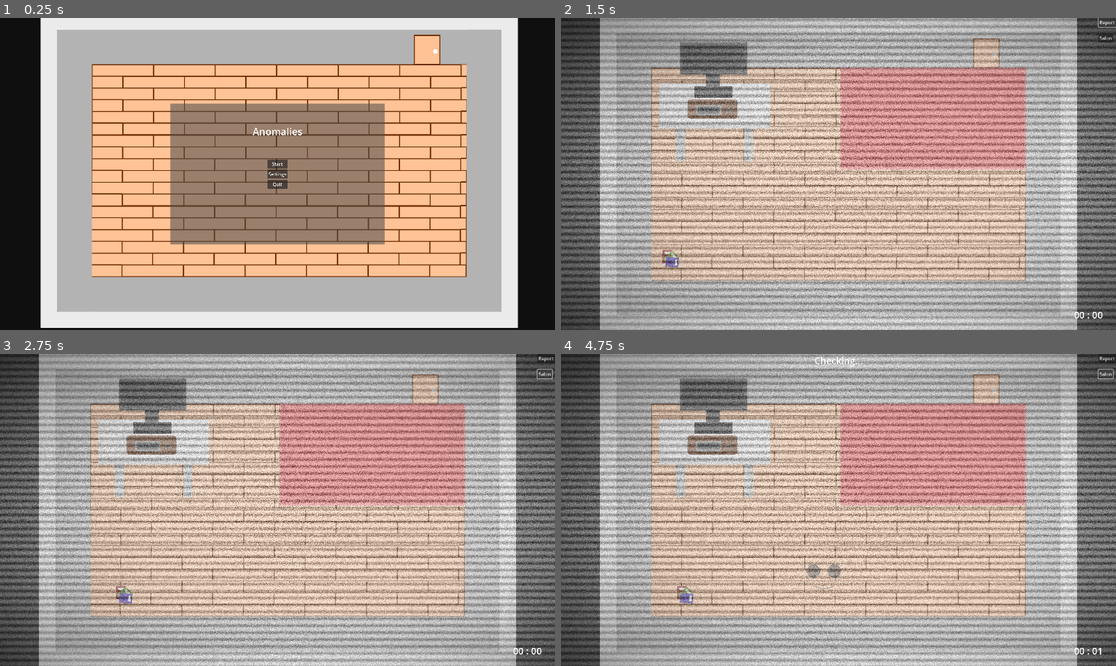
Above: before the commit, frames 1-4 (two rows, left to right).
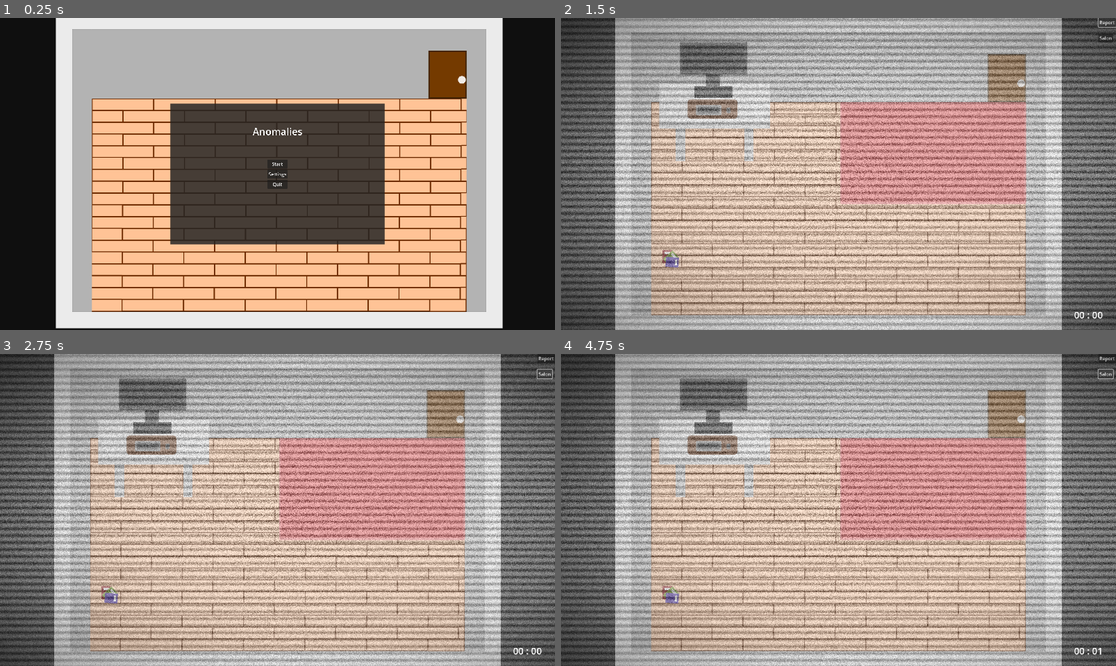
Above: after the commit, the same moments.

Repository: LeoGoder/IsAnythingWrong
Game: Godot game, scene res://scene/main_menu.tscn
Two runs of this game, one before a commit and one after it. Both use one fixed random seed, a clock stepped at 60 frames per second and the inputs below.
Inputs:
- Up to frame 1 (0.25 s): no input
- Up to frame 2 (1.5 s): click "Start" at 0.5 s; click "Report" at 1.25 s
- Up to frame 3 (2.75 s): click "Salon" at 2 s
- Up to frame 4 (4.75 s): click "Report" at 2.75 s; click "Report" at 3.5 s; click "Salon" at 4.25 s

The runs differ from the first frame. In frame 1, 48% of the frame differs, in the area x 7-94%, y 0-100%; in frame 2, 29%; in frame 3, 29%; in frame 4, 29%.

Commit message:
[FEAT] added confirmation menu for quit the game [FIX] better perspective in the salon assets

Diff:
--- a/assets/maps/salon.svg
+++ b/assets/maps/salon.svg
@@ -2,62 +2,24 @@
 <!-- Created with Inkscape (http://www.inkscape.org/) -->
 
 <svg
-   width="436.45816mm"
-   height="288.51147mm"
-   viewBox="0 0 436.45816 288.51148"
+   width="409.05585mm"
+   height="289.14142mm"
+   viewBox="0 0 409.05585 289.14142"
    version="1.1"
    id="svg1"
-   sodipodi:docname="assets.svg"
-   inkscape:version="1.4.2 (ebf0e94, 2025-05-08)"
-   xmlns:inkscape="http://www.inkscape.org/namespaces/inkscape"
-   xmlns:sodipodi="http://sodipodi.sourceforge.net/DTD/sodipodi-0.dtd"
    xmlns="http://www.w3.org/2000/svg"
    xmlns:svg="http://www.w3.org/2000/svg">
-  <sodipodi:namedview
-     id="namedview1"
-     pagecolor="#ffffff"
-     bordercolor="#000000"
-     borderopacity="0.25"
-     inkscape:showpageshadow="2"
-     inkscape:pageopacity="0.0"
-     inkscape:pagecheckerboard="0"
-     inkscape:deskcolor="#d1d1d1"
-     inkscape:document-units="mm"
-     inkscape:zoom="0.73071672"
-     inkscape:cx="1153.6618"
-     inkscape:cy="708.89304"
-     inkscape:window-width="3440"
-     inkscape:window-height="1371"
-     inkscape:window-x="0"
-     inkscape:window-y="0"
-     inkscape:window-maximized="1"
-     inkscape:current-layer="layer1">
-    <inkscape:page
-       x="-2.4180926e-13"
-       y="2.157478e-14"
-       width="436.45813"
-       height="288.51151"
-       id="page2"
-       margin="0"
-       bleed="0" />
-  </sodipodi:namedview>
   <defs
      id="defs1" />
   <g
-     inkscape:label="salon"
-     inkscape:groupmode="layer"
      id="layer1"
-     transform="translate(-83.230472,-76.630343)">
+     transform="translate(-96.873489,-44.909913)">
     <text
        xml:space="preserve"
        style="font-size:3.175px;text-align:start;writing-mode:lr-tb;direction:ltr;text-anchor:start;fill:#000000;fill-opacity:1;stroke-width:0.264583"
        x="424.97568"
        y="129.1022"
-       id="text7"
-       inkscape:export-filename="/home/azazel/godot_proj/anomalies/assets/maps/salon.svg"
-       inkscape:export-xdpi="96"
-       inkscape:export-ydpi="96"><tspan
-         sodipodi:role="line"
+       id="text7"><tspan
          id="tspan7"
          style="stroke-width:0.264583"
          x="424.97568"
@@ -1071,83 +1033,73 @@
        y="307.4545"
        ry="0.52272767" />
     <rect
-       style="fill:#b3b3b3;fill-opacity:1;stroke:none;stroke-width:0.860929;stroke-dasharray:none;stroke-opacity:1"
+       style="fill:#b3b3b3;fill-opacity:1;stroke:none;stroke-width:1.16804;stroke-dasharray:none;stroke-opacity:1"
        id="rect4"
-       width="375.34766"
-       height="31.675505"
-       x="98.362679"
-       y="91.882065"
-       ry="0.34727293" />
-    <rect
-       style="fill:#ebebeb;fill-opacity:1;stroke:none;stroke-width:1.08728;stroke-dasharray:none;stroke-opacity:1"
+       width="344.48889"
+       height="63.528118"
+       x="129.22144"
+       y="60.029449"
+       ry="0.69648761" />
+    <rect
+       style="fill:#ebebeb;fill-opacity:1;stroke:none;stroke-width:1.07074;stroke-dasharray:none;stroke-opacity:1"
        id="rect5"
-       width="406.20642"
+       width="393.93628"
        height="15.119537"
-       x="98.362679"
-       y="76.762527" />
-    <rect
-       style="fill:#b3b3b3;fill-opacity:1;stroke:none;stroke-width:0.669593;stroke-dasharray:none;stroke-opacity:1"
+       x="111.99303"
+       y="44.909912" />
+    <rect
+       style="fill:#ebebeb;fill-opacity:1;stroke:none;stroke-width:1.07074;stroke-dasharray:none;stroke-opacity:1"
+       id="rect5-1"
+       width="393.93628"
+       height="15.119537"
+       x="111.99303"
+       y="318.93176" />
+    <rect
+       style="fill:#b3b3b3;fill-opacity:1;stroke:none;stroke-width:0.53776;stroke-dasharray:none;stroke-opacity:1"
        id="rect4-2"
-       width="227.04971"
-       height="31.675505"
-       x="91.882065"
-       y="-504.56909"
-       ry="0.34727293"
+       width="258.91339"
+       height="17.916183"
+       x="60.018372"
+       y="-490.80978"
+       ry="0.19642325"
        transform="rotate(90)" />
     <rect
-       style="fill:#ebebeb;fill-opacity:1;stroke:none;stroke-width:0.891775;stroke-dasharray:none;stroke-opacity:1"
+       style="fill:#b3b3b3;fill-opacity:1;stroke:none;stroke-width:0.537749;stroke-dasharray:none;stroke-opacity:1"
+       id="rect4-2-3"
+       width="258.90231"
+       height="17.916183"
+       x="60.029449"
+       y="-129.90921"
+       ry="0.19642325"
+       transform="rotate(90)" />
+    <rect
+       style="fill:#ebebeb;fill-opacity:1;stroke:none;stroke-width:0.86805;stroke-dasharray:none;stroke-opacity:1"
        id="rect5-5"
-       width="273.25977"
+       width="258.91339"
        height="15.119537"
-       x="76.762527"
-       y="-519.6886"
+       x="60.018372"
+       y="-505.92932"
        transform="rotate(90)" />
     <rect
-       style="fill:#b3b3b3;fill-opacity:1;stroke:none;stroke-width:0.860943;stroke-dasharray:none;stroke-opacity:1"
-       id="rect4-4"
-       width="375.36032"
-       height="31.675505"
-       x="-504.56906"
-       y="-350.02228"
-       ry="0.34727293"
-       transform="scale(-1)" />
-    <rect
-       style="fill:#ebebeb;fill-opacity:1;stroke:none;stroke-width:1.10735;stroke-dasharray:none;stroke-opacity:1"
-       id="rect5-7"
-       width="421.33862"
+       style="fill:#ebebeb;fill-opacity:1;stroke:none;stroke-width:0.917324;stroke-dasharray:none;stroke-opacity:1"
+       id="rect5-5-4"
+       width="289.14139"
        height="15.119537"
-       x="-519.6886"
-       y="-365.14182"
-       transform="scale(-1)" />
-    <rect
-       style="fill:#b3b3b3;fill-opacity:1;stroke:none;stroke-width:0.669105;stroke-dasharray:none;stroke-opacity:1"
-       id="rect4-2-2"
-       width="226.71823"
-       height="31.675505"
-       x="-350.02228"
-       y="98.349976"
-       ry="0.34727293"
+       x="-334.0513"
+       y="96.873489"
        transform="rotate(-90)" />
     <rect
-       style="fill:#ebebeb;fill-opacity:1;stroke:none;stroke-width:0.916324;stroke-dasharray:none;stroke-opacity:1"
-       id="rect5-5-4"
-       width="288.51147"
-       height="15.119537"
-       x="-365.14182"
-       y="83.230469"
-       transform="rotate(-90)" />
-    <rect
-       style="fill:#ffc294;fill-opacity:1;stroke:#6d2b00;stroke-width:1;stroke-dasharray:none;stroke-opacity:1"
-       id="rect10"
-       width="23.354628"
-       height="26.518141"
-       x="425.09064"
-       y="97.039413" />
+       style="fill:#743a00;fill-opacity:1;stroke:#422300;stroke-width:1.265;stroke-dasharray:none;stroke-opacity:1"
+       id="rect1"
+       width="33.686043"
+       height="42.723938"
+       x="438.66888"
+       y="80.201126" />
     <circle
-       style="fill:#ffffff;fill-opacity:1;stroke:none;stroke-width:1;stroke-dasharray:none;stroke-opacity:1"
-       id="path11"
-       cx="444.32651"
-       cy="111.74922"
-       r="2.1272635" />
+       style="fill:#ffffff;fill-opacity:0.896882;stroke:none;stroke-width:5.265;stroke-opacity:0.65"
+       id="path10"
+       cx="468.5849"
+       cy="106.41337"
+       r="3.5844827" />
   </g>
 </svg>
--- a/scene/main_menu.tscn
+++ b/scene/main_menu.tscn
@@ -19,6 +19,7 @@
 [node name="CanvasLayer" type="CanvasLayer" parent="."]
 
 [node name="ColorRect" type="ColorRect" parent="CanvasLayer"]
+texture_filter = 1
 anchors_preset = 8
 anchor_left = 0.5
 anchor_top = 0.5
@@ -30,7 +31,7 @@
 offset_bottom = 243.0
 grow_horizontal = 2
 grow_vertical = 2
-color = Color(0.299547, 0.299547, 0.299547, 0.568627)
+color = Color(0.140447, 0.140447, 0.140447, 0.843137)
 
 [node name="Label" type="Label" parent="CanvasLayer"]
 anchors_preset = 5
--- a/scene/map.tscn
+++ b/scene/map.tscn
@@ -38,7 +38,7 @@
 }]
 
 [node name="map" type="Node2D"]
-position = Vector2(-1, 1)
+position = Vector2(12, -1)
 
 [node name="GameManager" type="Node2D" parent="." node_paths=PackedStringArray("salon", "checking", "check_text", "books")]
 visible = false
@@ -73,7 +73,7 @@
 texture = ExtResource("7_44fbv")
 
 [node name="Carpet" type="Sprite2D" parent="salon"]
-position = Vector2(646, -365)
+position = Vector2(646, -246)
 scale = Vector2(0.822663, 0.998584)
 texture = ExtResource("8_8vfk2")
 offset = Vector2(-387.461, 173.496)
@@ -162,7 +162,7 @@
 player_script = NodePath("../Player")
 
 [node name="Spawn_anomalie" type="Timer" parent="."]
-wait_time = 2.0
+wait_time = 15.0
 autostart = true
 
 [node name="Checking" type="Timer" parent="."]
--- a/scene/pause_menu.gd
+++ b/scene/pause_menu.gd
@@ -3,11 +3,12 @@
 @onready var quit = $VBoxContainer/Quit
 @export var time: Timer
 @export var player_script: Node2D
+@export var confirmation: Control
 var _player = player.new()
 
 
 func _on_quit_pressed() -> void:
-	get_tree().quit()
+	confirmation.visible = true
 
 func _on_resume_pressed() -> void:
 	if self.visible == true:
@@ -21,3 +22,11 @@
 # Called every frame. 'delta' is the elapsed time since the previous frame.
 func _process(delta: float) -> void:
 	pass
+
+
+func _on_confirm_pressed() -> void:
+	get_tree().quit()
+
+
+func _on_cancel_pressed() -> void:
+	confirmation.visible = false
--- a/scene/pause_menu.tscn
+++ b/scene/pause_menu.tscn
@@ -11,8 +11,9 @@
 [sub_resource type="StyleBoxFlat" id="StyleBoxFlat_cq4tv"]
 bg_color = Color(0.6, 0.6, 0.6, 0)
 
-[node name="Root" type="CanvasLayer"]
+[node name="Root" type="CanvasLayer" node_paths=PackedStringArray("confirmation")]
 script = ExtResource("1_grdc7")
+confirmation = NodePath("Confirmation")
 
 [node name="ColorRect" type="ColorRect" parent="."]
 anchors_preset = -1
@@ -61,5 +62,62 @@
 text = "Quit"
 flat = true
 
+[node name="Confirmation" type="Control" parent="."]
+visible = false
+layout_mode = 3
+anchors_preset = 0
+offset_right = 40.0
+offset_bottom = 40.0
+
+[node name="ColorRect2" type="ColorRect" parent="Confirmation"]
+offset_left = 655.0
+offset_top = 262.0
+offset_right = 695.0
+offset_bottom = 302.0
+scale = Vector2(13.8564, 12.3469)
+color = Color(0.18359, 0.18359, 0.18359, 1)
+
+[node name="HBoxContainer" type="HBoxContainer" parent="Confirmation"]
+layout_direction = 2
+layout_mode = 1
+anchors_preset = 7
+anchor_left = 0.5
+anchor_top = 1.0
+anchor_right = 0.5
+anchor_bottom = 1.0
+offset_left = 864.0
+offset_top = 645.0
+offset_right = 966.0
+offset_bottom = 685.0
+grow_horizontal = 2
+grow_vertical = 0
+
+[node name="Confirm" type="Button" parent="Confirmation/HBoxContainer"]
+layout_mode = 2
+text = "Yes"
+
+[node name="Cancel" type="Button" parent="Confirmation/HBoxContainer"]
+layout_mode = 2
+theme_override_font_sizes/font_size = 16
+text = "Cancel"
+
+[node name="Label" type="Label" parent="Confirmation"]
+layout_mode = 1
+anchors_preset = 8
+anchor_left = 0.5
+anchor_top = 0.5
+anchor_right = 0.5
+anchor_bottom = 0.5
+offset_left = 796.5
+offset_top = 270.0
+offset_right = 1013.5
+offset_bottom = 315.0
+grow_horizontal = 2
+grow_vertical = 2
+theme_override_font_sizes/font_size = 32
+text = "Are you sure ?"
+
 [connection signal="pressed" from="VBoxContainer/Resume" to="." method="_on_resume_pressed"]
 [connection signal="pressed" from="VBoxContainer/Quit" to="." method="_on_quit_pressed"]
+[connection signal="pressed" from="Confirmation/HBoxContainer/Confirm" to="." method="_on_confirm_pressed"]
+[connection signal="pressed" from="Confirmation/HBoxContainer/Cancel" to="." method="_on_cancel_pressed"]
--- /dev/null
+++ b/scene/settings.tscn
@@ -0,0 +1,19 @@
+[gd_scene format=3 uid="uid://3vlpvlnle3mg"]
+
+[node name="CanvasLayer" type="CanvasLayer"]
+
+[node name="ColorRect" type="ColorRect" parent="."]
+anchors_preset = -1
+anchor_left = 0.398958
+anchor_top = 0.326852
+anchor_right = 0.725519
+anchor_bottom = 0.649221
+offset_left = -124.0
+offset_top = -32.0
+offset_right = -710.996
+offset_bottom = -340.159
+grow_horizontal = 2
+grow_vertical = 2
+scale = Vector2(15.6749, 8.70398)
+size_flags_horizontal = 4
+color = Color(0.169245, 0.169245, 0.169245, 1)
--- /dev/null
+++ b/shaders/main_menu.gdshader
@@ -0,0 +1,14 @@
+shader_type canvas_item;
+
+// Cette variable nous permet de contrôler l'intensité du flou depuis l'inspecteur
+uniform float blur_amount : hint_range(0.0, 5.0) = 3.0;
+uniform sampler2D SCREEN_TEXTURE : hint_screen_texture, filter_linear_mipmap;
+
+void fragment() {
+    // SCREEN_TEXTURE est un échantillon de ce qui est rendu derrière ce nœud
+    vec4 screen_color = textureLod(SCREEN_TEXTURE, SCREEN_UV, blur_amount);
+
+    // On applique le résultat à la couleur de notre ColorRect
+    // Le alpha reste géré par la couleur du ColorRect
+    COLOR.rgb = screen_color.rgb;
+}
Binary file added: assets/maps/salon.png
Not shown, added: assets/maps/salon.png.import
Not shown, added: shaders/main_menu.gdshader.uid
